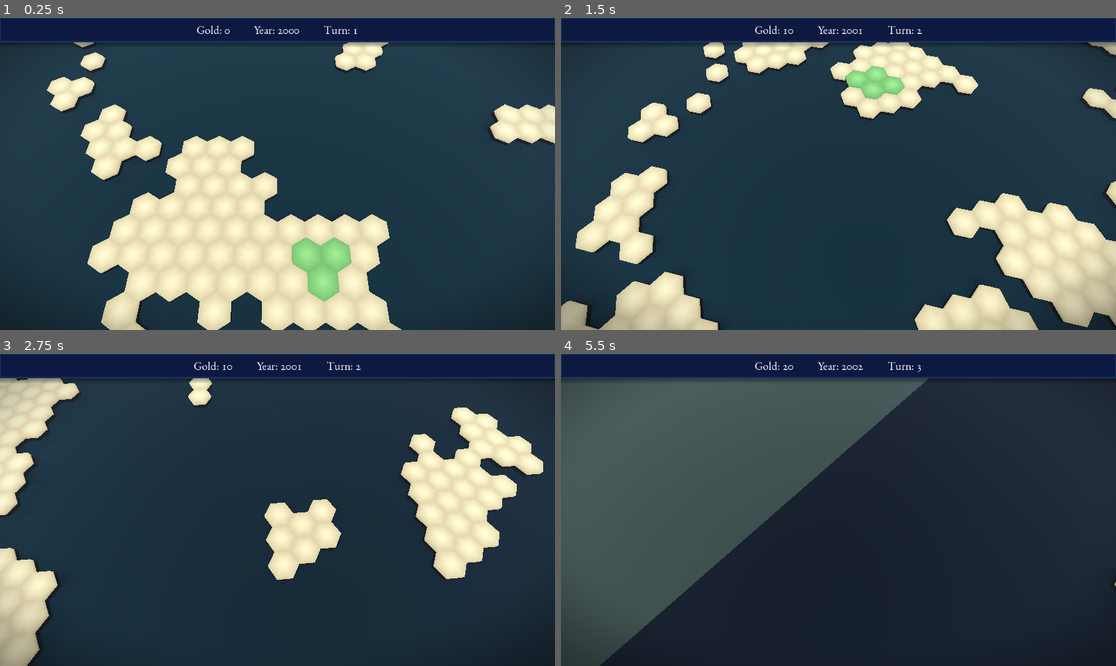
Above: before the commit, frames 1-4 (two rows, left to right).
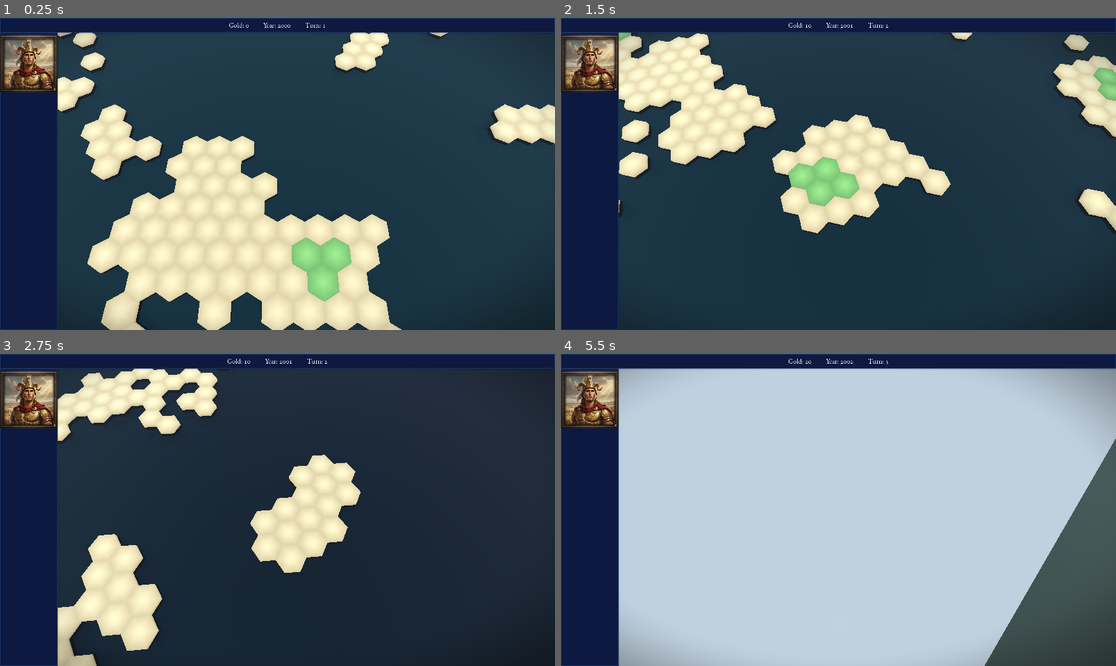
Above: after the commit, the same moments.

Repository: rfdickerson/new-game-project
Game: Godot game, scene res://node_3d.tscn
Same seed, same stepped clock (60 frames per second), same inputs: the game is played once before the commit and once after it. A sky picture missing from this copy of the repository is replaced by a grey-blue gradient.
Inputs (mouse positions are in pixels of both pictures, inside the frame that each line leads up to):
- Up to frame 1 (0.25 s): no input
- Up to frame 2 (1.5 s): tap Enter at 0.5 s; move the mouse to (960, 158) at 0.52 s; hold Right (ui_right) 0.53-1.25 s; tap 1 at 0.6 s; click (960, 158) at 0.67 s; drag from (727, 189) to (810, 236) at 1.27 s
- Up to frame 3 (2.75 s): tap Space at 2 s; move the mouse to (333, 441) at 2.02 s; hold Right (ui_right) from 2.03 s (still down); tap 3 at 2.1 s
- Up to frame 4 (5.5 s): release Right (ui_right) at 2.75 s; drag from (810, 572) to (672, 463) at 2.77 s; tap Enter at 3.5 s; move the mouse to (1005, 556) at 3.52 s; hold Left (ui_left) 3.53-4.25 s; tap R at 3.6 s; drag from (672, 463) to (755, 432) at 4.27 s; tap Space at 5 s; move the mouse to (866, 510) at 5.02 s; hold Down (ui_down) from 5.03 s (still down); tap G at 5.1 s; click (866, 510) at 5.17 s

The runs differ from the first frame. In frame 1, 11% of the frame differs, in the area x 0-100%, y 1-100%; in frame 2, 47%; in frame 3, 28%; in frame 4, 96%.

Commit message:
much better UI

Diff:
--- a/node_3d.tscn
+++ b/node_3d.tscn
@@ -8,6 +8,7 @@
 [ext_resource type="Texture2D" uid="uid://1vrxwvixh7au" path="res://textures/sunny_rose_garden_1k.exr" id="6_skybox"]
 [ext_resource type="Script" uid="uid://c74v0h4beaiwg" path="res://game_ui.gd" id="7_game_ui"]
 [ext_resource type="FontFile" uid="uid://baubrtgwtnyh3" path="res://EBGaramond-VariableFont_wght.ttf" id="8_garamond"]
+[ext_resource type="Texture2D" uid="uid://dbo5qoifnupmd" path="res://rulers/alex.jpg" id="9_alex"]
 
 [sub_resource type="PanoramaSkyMaterial" id="PanoramaSkyMaterial_skybox"]
 panorama = ExtResource("6_skybox")
@@ -52,6 +53,19 @@
 border_width_bottom = 2
 border_color = Color(0.27, 0.16, 0.08, 1)
 
+[sub_resource type="FontVariation" id="FontVariation_garamond"]
+base_font = ExtResource("8_garamond")
+opentype_features = {
+"liga": 1,
+"onum": 1
+}
+
+[sub_resource type="Theme" id="Theme_garamond"]
+default_font = SubResource("FontVariation_garamond")
+default_font_size = 24
+Label/colors/font_color = Color(1, 1, 1, 1)
+Panel/styles/panel = SubResource("StyleBoxFlat_parchment")
+
 [sub_resource type="StyleBoxFlat" id="StyleBoxFlat_toolbar"]
 bg_color = Color(0.05, 0.1, 0.25, 1)
 border_width_left = 2
@@ -59,22 +73,9 @@
 border_width_right = 2
 border_width_bottom = 2
 border_color = Color(0.1, 0.2, 0.4, 1)
-shadow_color = Color(0, 0, 0, 0.3)
-shadow_size = 8
-shadow_offset = Vector2(0, 4)
-
-[sub_resource type="FontVariation" id="FontVariation_garamond"]
-base_font = ExtResource("8_garamond")
-opentype_features = {
-"liga": 1,
-"onum": 1
-}
-
-[sub_resource type="Theme" id="Theme_garamond"]
-default_font = SubResource("FontVariation_garamond")
-default_font_size = 24
-Label/colors/font_color = Color(1, 1, 1, 1)
-Panel/styles/panel = SubResource("StyleBoxFlat_parchment")
+shadow_color = Color(0, 0, 0, 0.15)
+shadow_size = 4
+shadow_offset = Vector2(0, 2)
 
 [node name="Node3D" type="Node3D"]
 script = ExtResource("2_mh8ky")
@@ -186,3 +187,31 @@
 layout_mode = 2
 text = "Turn: 1"
 vertical_alignment = 1
+
+[node name="LeftPanel" type="Panel" parent="UILayer"]
+anchors_preset = 9
+anchor_bottom = 1.0
+offset_top = 50.0
+offset_right = 200.0
+grow_horizontal = 0
+grow_vertical = 2
+theme_override_styles/panel = SubResource("StyleBoxFlat_toolbar")
+
+[node name="GridContainer" type="GridContainer" parent="UILayer/LeftPanel"]
+layout_mode = 1
+anchors_preset = 15
+anchor_right = 1.0
+anchor_bottom = 1.0
+offset_left = 8.0
+offset_top = 8.0
+offset_right = -8.0
+offset_bottom = -8.0
+grow_horizontal = 2
+grow_vertical = 2
+
+[node name="RulerPortrait" type="TextureRect" parent="UILayer/LeftPanel/GridContainer"]
+custom_minimum_size = Vector2(200, 200)
+layout_mode = 2
+texture = ExtResource("9_alex")
+expand_mode = 2
+stretch_mode = 4
--- a/project.godot
+++ b/project.godot
@@ -15,6 +15,12 @@
 config/features=PackedStringArray("4.5", "Forward Plus")
 config/icon="res://icon.svg"
 
+[display]
+
+window/size/viewport_width=1920
+window/size/viewport_height=1080
+
 [rendering]
 
+textures/canvas_textures/default_texture_filter=2
 anti_aliasing/quality/msaa_3d=1
Not shown: 1 places in node_3d.tscn that only renumber resources
Binary file added: rulers/alex.jpg
Not shown, added: rulers/alex.jpg.import
